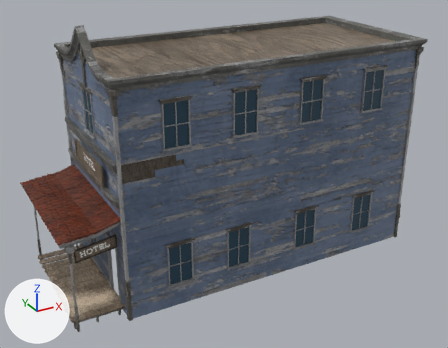
A saved change to the FBX model Assets/Models/Buildings/Hotel 1.fbx.
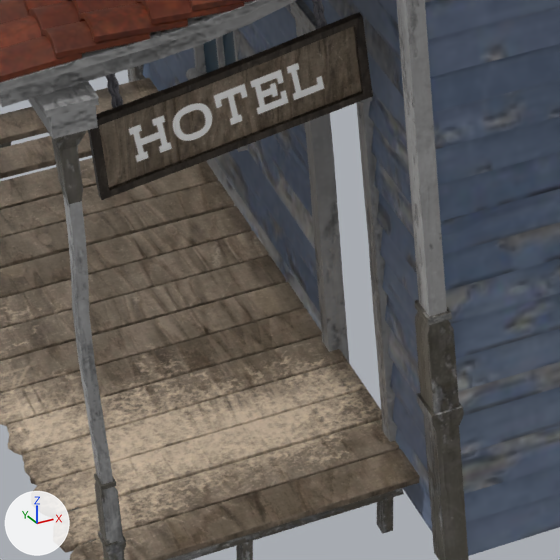
Each version is shown whole from a 50 mm camera at (-12.17, -22.91, 15.07) aimed at (-0.15, -1.06, 4.14), then close up on the part from 13% to 33% of the width and 67% to 92% of the height. The lights are fixed; the arrows at lower left show +X, +Y and +Z. Where no turn or scale is listed for an object, it has been applied to the vertices. Vertices at the same position are counted once.
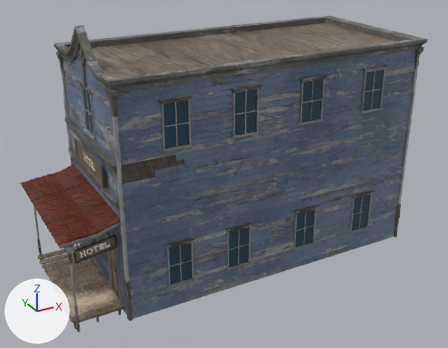
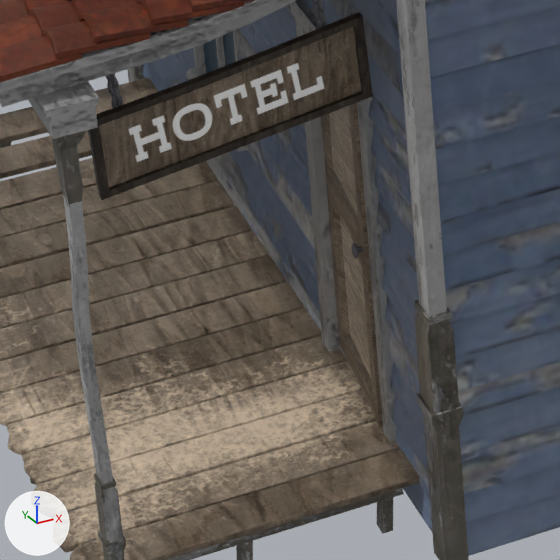
The newer file is also turned or shifted as a whole; pictures and numbers use the older file's frame.

Diff of the bpy script that builds the scene:
```diff
--- a/Assets/Models/Buildings/Hotel 1.fbx.py
+++ b/Assets/Models/Buildings/Hotel 1.fbx.py
@@ img_hotel_2_puerta_1_normal_opengl_jpg @@
+img_hotel_2_puerta_1_normal_opengl_jpg = load_image('Hotel_2_Puerta_1_Normal_OpenGL.jpg', '../../Textures/Buildings/Hotel 2/Hotel_2_Puerta_1_Normal_OpenGL.jpg', 2048, 2048, 'Non-Color')
@@ img_hotel_2_puerta_1_base_color_jpg @@
+img_hotel_2_puerta_1_base_color_jpg = load_image('Hotel_2_Puerta_1_Base_Color.jpg', '../../Textures/Buildings/Hotel 2/Hotel_2_Puerta_1_Base_Color.jpg', 2048, 2048, 'sRGB')
@@ img_hotel_2_puerta_2_base_color_jpg @@
+img_hotel_2_puerta_2_base_color_jpg = load_image('Hotel_2_Puerta_2_Base_Color.jpg', '../../Textures/Buildings/Hotel 2/Hotel_2_Puerta_2_Base_Color.jpg', 2048, 2048, 'sRGB')
@@ img_hotel_2_puerta_2_normal_opengl_jpg @@
+img_hotel_2_puerta_2_normal_opengl_jpg = load_image('Hotel_2_Puerta_2_Normal_OpenGL.jpg', '../../Textures/Buildings/Hotel 2/Hotel_2_Puerta_2_Normal_OpenGL.jpg', 2048, 2048, 'Non-Color')
@@ img_hotel_2_picaporte_base_color_jpg @@
+img_hotel_2_picaporte_base_color_jpg = load_image('Hotel_2_Picaporte_Base_Color.jpg', '../../Textures/Buildings/Hotel 2/Hotel_2_Picaporte_Base_Color.jpg', 2048, 2048, 'sRGB')
@@ mat_hotel_2_puerta_3 @@
+mat_hotel_2_puerta_3 = bpy.data.materials.new('Hotel_2_Puerta_3')
+# uses the picture img_hotel_2_puerta_1_base_color_jpg
+# uses the picture img_hotel_2_puerta_1_normal_opengl_jpg
@@ mat_hotel_2_puerta_4 @@
+mat_hotel_2_puerta_4 = bpy.data.materials.new('Hotel_2_Puerta_4')
+# uses the picture img_hotel_2_puerta_2_base_color_jpg
+# uses the picture img_hotel_2_puerta_2_normal_opengl_jpg
@@ mat_hotel_2_picaporte1 @@
+mat_hotel_2_picaporte1 = principled_material('Hotel_2_Picaporte1')
+mat_hotel_2_picaporte1.texture = img_hotel_2_picaporte_base_color_jpg
@@ me_mesh @@
 # used by ob_polysurface2574; location = (5.603, 13.849, 0.0)
-me_mesh.from_pydata(...)  # 15607 vertices, 13421 faces; spans x -13.7..2.6, y -17.7..-10.9, z 0.1..11.0
+me_mesh.from_pydata(...)  # 15872 vertices, 13652 faces; spans x -13.7..2.6, y -17.7..-10.9, z 0.1..11.0
+# me_mesh part 1: a new loose piece of 136 vertices spanning x -11.4..-11.3, y -16.5..-15.5, z 0.5..2.9
+# me_mesh part 2: a new loose piece of 92 vertices spanning x -11.5..-11.4, y -16.4..-16.3, z 1.7..1.8, in mat_hotel_2_picaporte1 (picture img_hotel_2_picaporte_base_color_jpg)
 me_mesh.materials.append(mat_hotel_maderas_1)
@@ me_mesh @@
 me_mesh.materials.append(mat_techos2)
+me_mesh.materials.append(mat_hotel_2_picaporte1)  # picture img_hotel_2_picaporte_base_color_jpg
+me_mesh.materials.append(mat_hotel_2_puerta_3)
+me_mesh.materials.append(mat_hotel_2_puerta_4)
```

What differs and where, as boxes (x1, y1, x2, y2) in the close-ups (560 x 560 px):
part 1 of me_mesh, added (brown): after (321, 103, 383, 427)
part 2 of me_mesh, added: after (351, 243, 359, 259)
